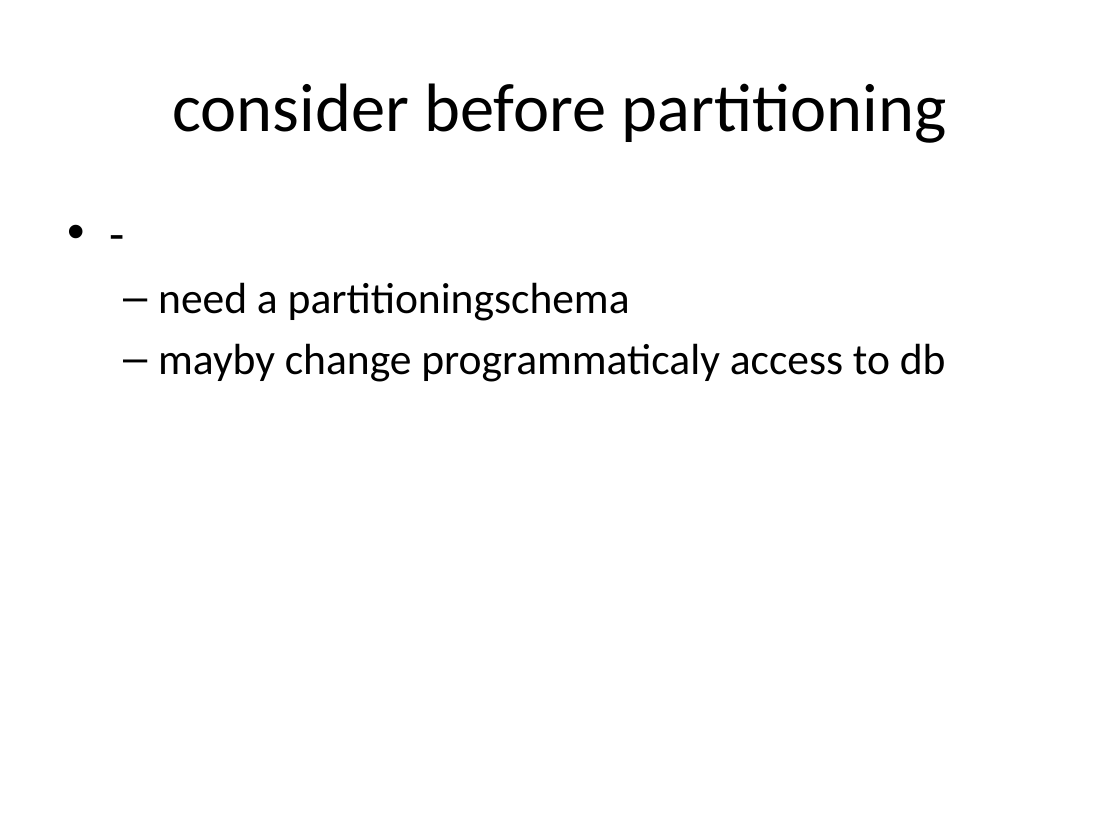
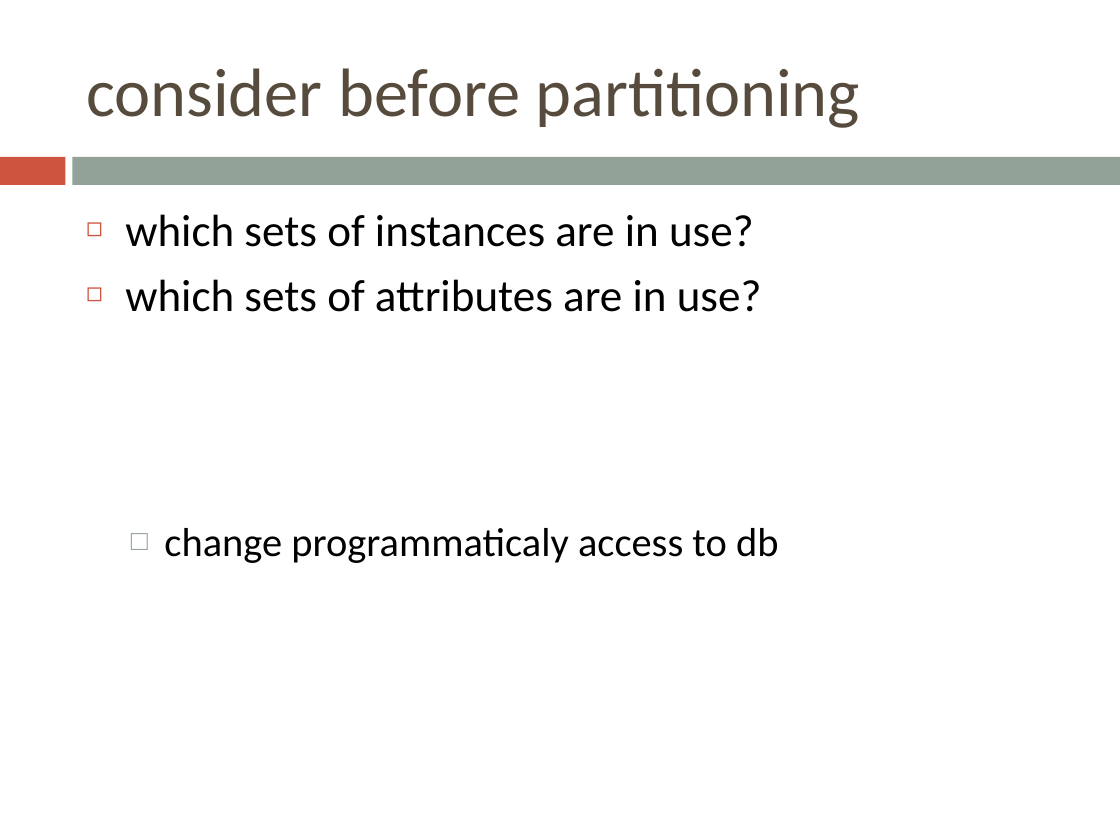
Before and after one commit to bugxd/DBTech, a slide deck: slide 17 of Assignment_4.pptx (slide 18 before the commit). Drawn at 1120x840 pixels with LibreOffice and Linux fonts; fonts in the diff are those of the drawing. Boxes give left, top, right and bottom in pixels: in the first picture for what was removed or moved away, otherwise in the second. Text is boxed around its words. In the diff, an @@ line names an element or a change of style, - is before the commit and + after.

```diff
--- a/Assignment_4.pptx
+++ b/Assignment_4.pptx
@@ title "consider before partitioning": place and size @@
-title "consider before partitioning" at (172, 83, 947, 143)
+title "consider before partitioning" at (86, 68, 861, 128)
@@ title "consider before partitioning" at (86, 68, 861, 128): text colour #000000 to #564B3C; alignment centre to left @@
@@ rectangle added at (0, 157, 65, 185), fill #CF543F @@
@@ rectangle added at (73, 157, 1120, 185), fill #93A299 @@
@@ text at (125, 214, 778, 563): text changed; size 28 to 29 pt @@
-• -
-  – need a partitioningschema
-  – mayby change programmaticaly access to db
+◻ which sets of instances are in use?
+◻ which sets of attributes are in use?
+  □ change programmaticaly access to db
```
Also in this commit, not shown: 15 other slides changed, 1 slide added, 2 slides removed.
